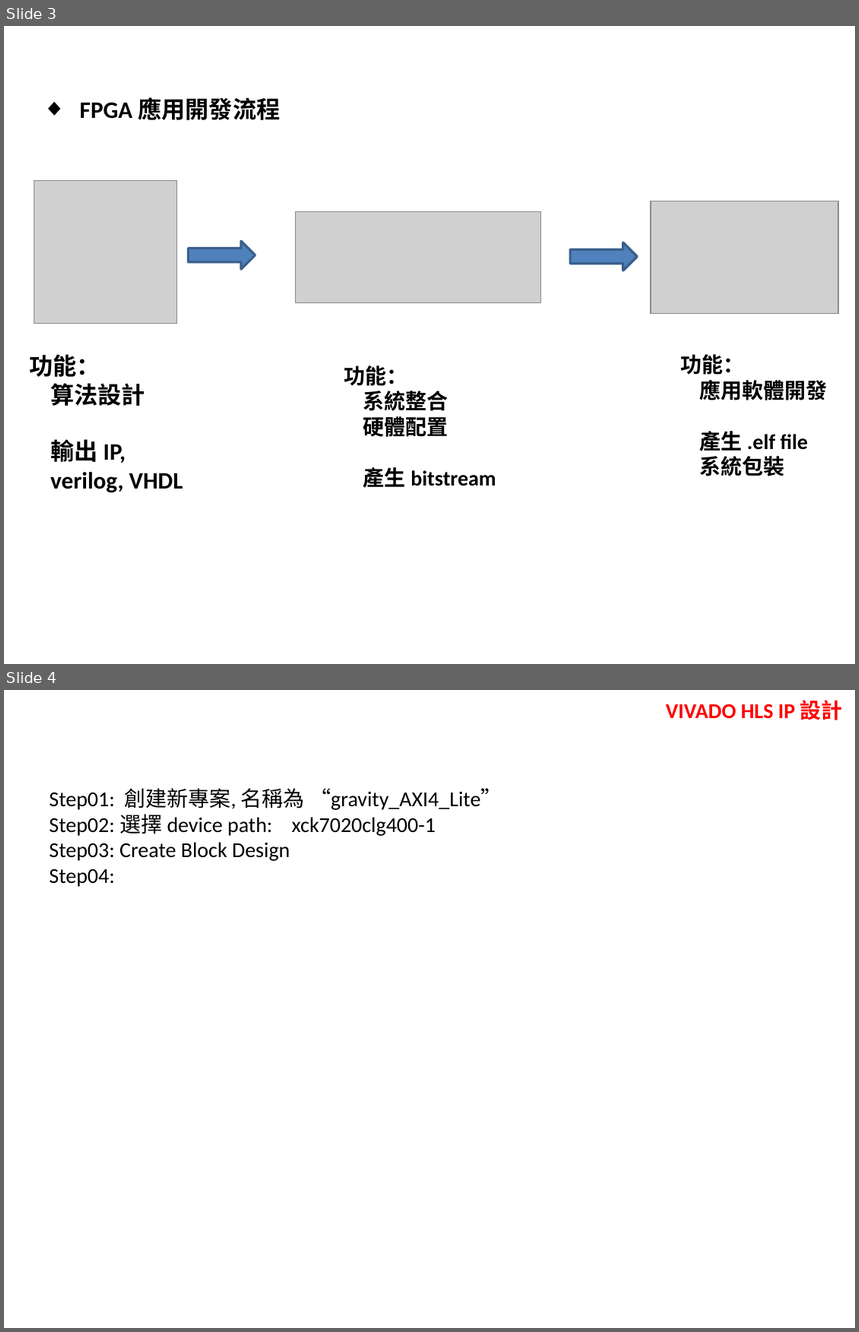
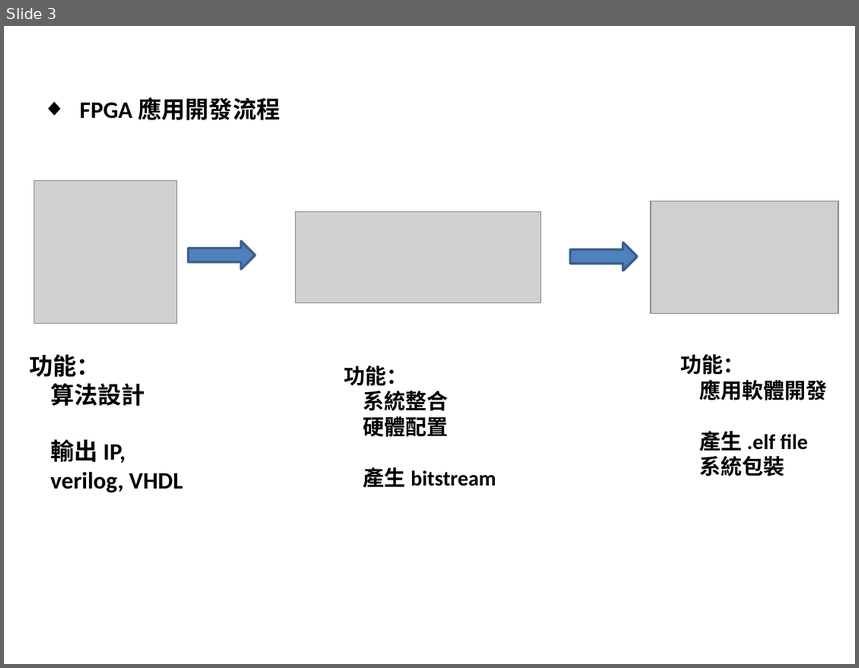
Before and after one commit to duchungk7/FPGA_HLS_ZYNQ7-AXI-Lite, a slide deck: VIVADO HLS Training - AXI Lite slave floating.pptx. Shown one above the other, each under a label of ours: slides 3 and 4 before the commit, slide 3 after it. The pictures are 859x1332 and 859x668 pixels, drawn with LibreOffice and Linux fonts; fonts in the diff are those of the drawing; grey boxes stand for pictures; background and template pictures are left out. Boxes give left, top, right and bottom in pixels: in the first picture for what was removed or moved away, otherwise in the second. Text is boxed around its words. In the diff, an @@ line names an element or a change of style, - is before the commit and + after.

```diff
--- a/VIVADO HLS Training - AXI Lite slave floating.pptx
+++ b/VIVADO HLS Training - AXI Lite slave floating.pptx
@@ slide 4 removed at [4,690,855,1328], background picture (left out) @@
@@ text removed at [666,700,843,720] @@
-VIVADO HLS IP 設計
@@ text removed at [49,788,502,887] @@
-Step01: 創建新專案, 名稱為 “gravity_AXI4_Lite”
-Step02: 選擇 device path: xck7020clg400-1
-Step03: Create Block Design
-Step04:
```
Also in this commit, not shown: 20 other slides removed.
